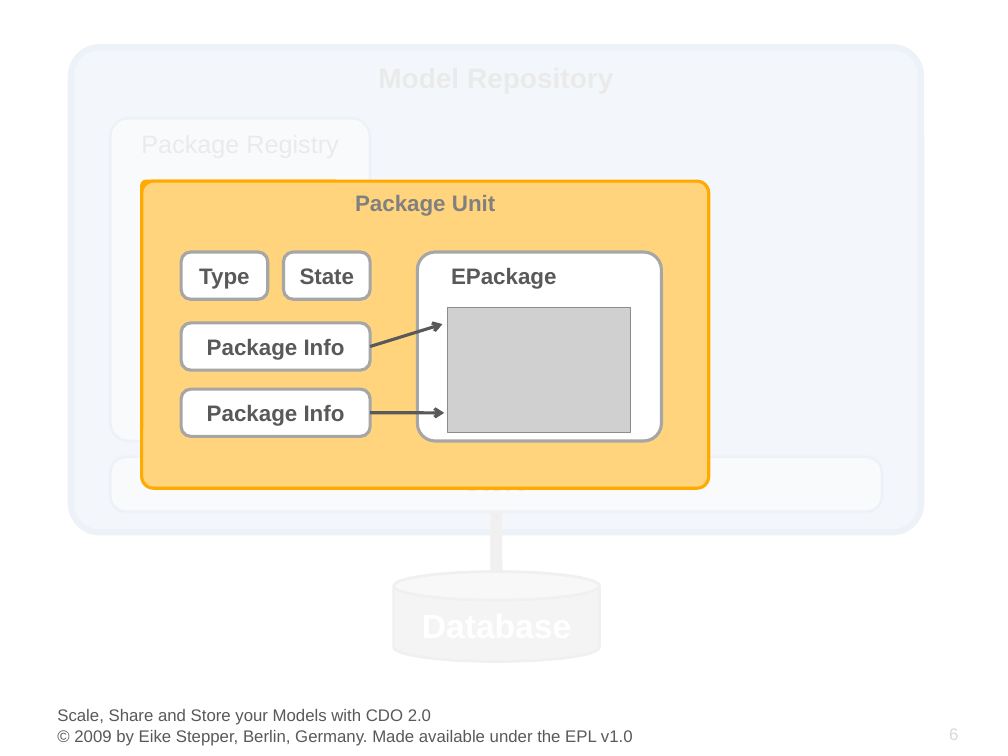
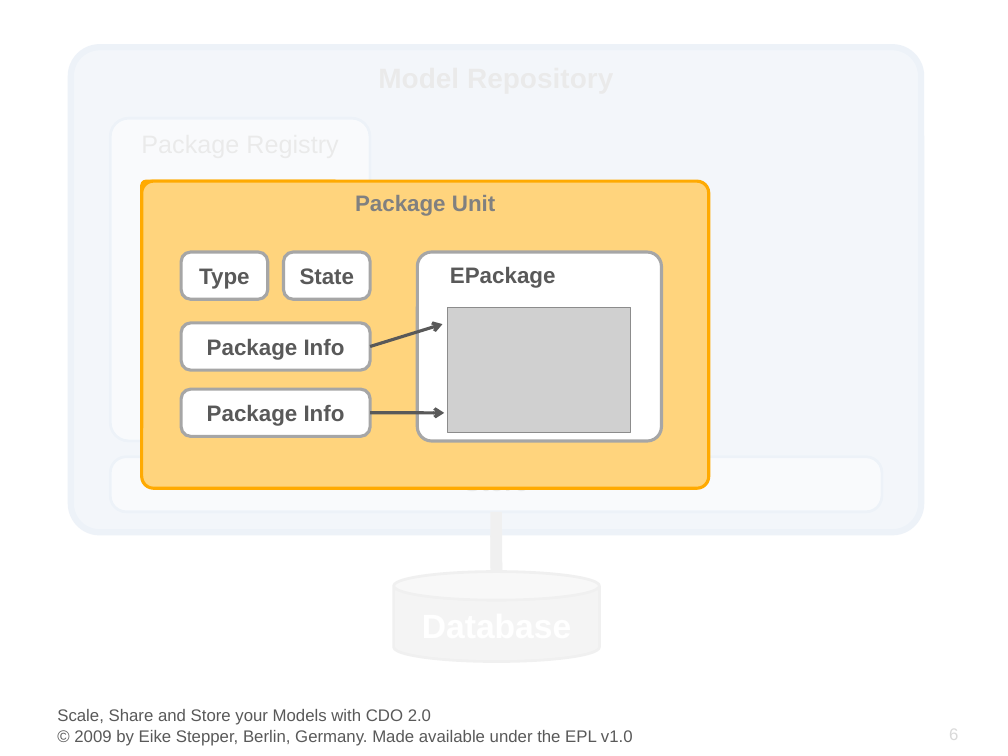
Before and after one commit to eclipse-cdo/cdo.www, a slide deck: slide 6 of documentation/presentations/EclipseCon_2009/CDO_EclipseCon_2009.pptx. Drawn at 1008x756 pixels with LibreOffice and Linux fonts; fonts in the diff are those of the drawing; grey boxes stand for pictures; background and template pictures are left out. Boxes give left, top, right and bottom in pixels: in the first picture for what was removed or moved away, otherwise in the second. Text is boxed around its words. In the diff, an @@ line names an element or a change of style, - is before the commit and + after.

```diff
--- a/documentation/presentations/EclipseCon_2009/CDO_EclipseCon_2009.pptx
+++ b/documentation/presentations/EclipseCon_2009/CDO_EclipseCon_2009.pptx
@@ rounded rectangle "EPackage" at [417,252,661,442]: proportions changed @@
```
Also in this commit, not shown: 4 other slides changed, 5 slides added, 1 other file.
